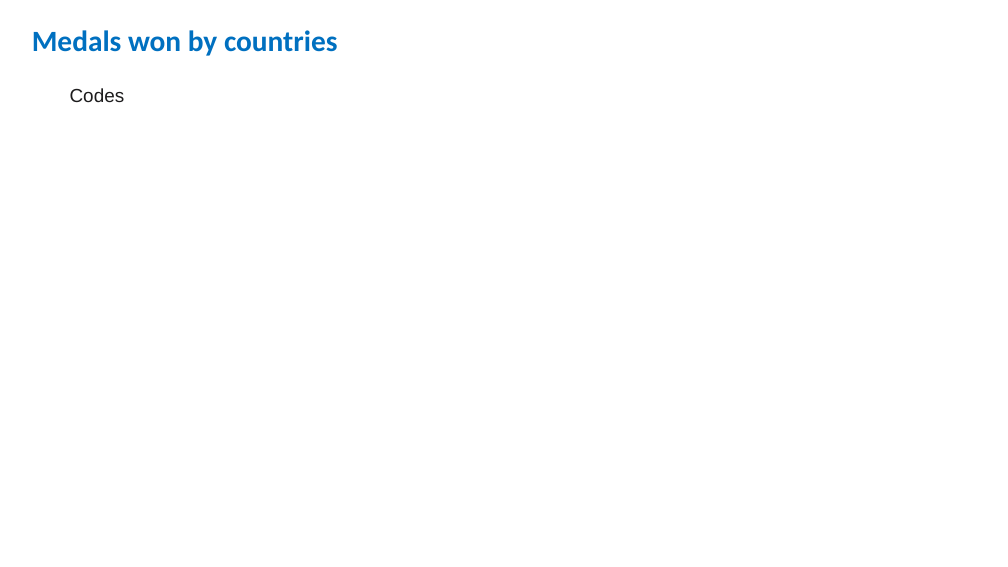
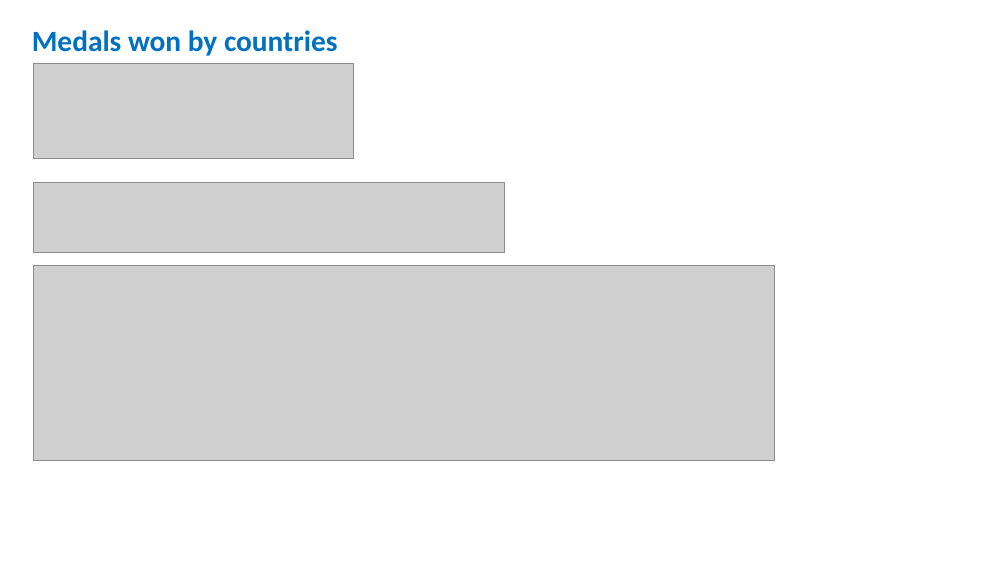
Before and after one commit to sissa81/project1, a slide deck: slide 8 of olympics by wildcats.pptx. Drawn at 1008x567 pixels with LibreOffice and Linux fonts; fonts in the diff are those of the drawing; grey boxes stand for pictures. Boxes give left, top, right and bottom in pixels: in the first picture for what was removed or moved away, otherwise in the second. Text is boxed around its words. In the diff, an @@ line names an element or a change of style, - is before the commit and + after.

Commit message:
Update Powerpoint

```diff
--- a/olympics by wildcats.pptx
+++ b/olympics by wildcats.pptx
@@ picture added at <box>33,63,353,158</box> @@
@@ text removed at <box>70,88,125,102</box> @@
-Codes
@@ picture added at <box>33,182,504,253</box> @@
@@ picture added at <box>33,265,774,461</box> @@
```
Also in this commit, not shown: 3 other slides changed, 1 slide added.
